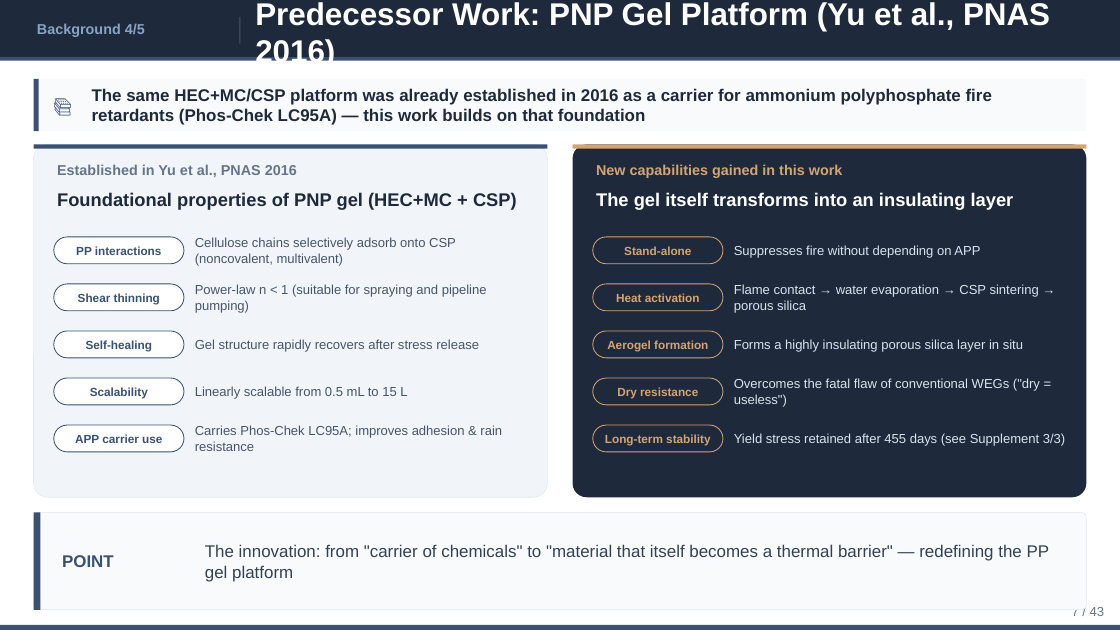
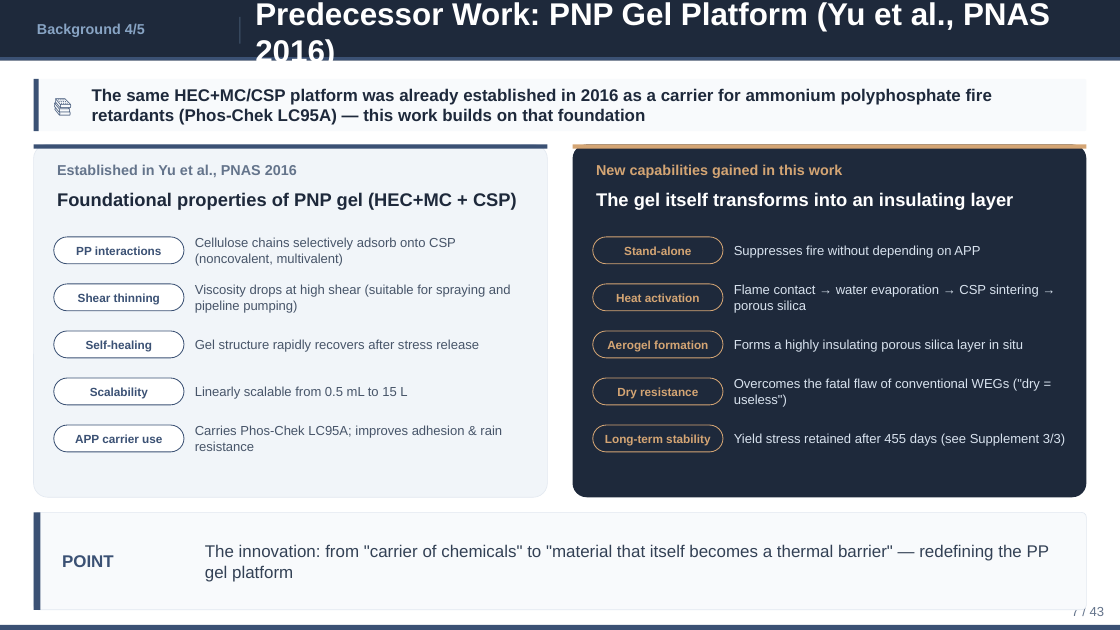
Before and after one commit to ytaisei0525-design/my-first-claude, a slide deck: slide 7 of slides_en.pptx. Drawn at 1120x630 pixels with LibreOffice and Linux fonts; fonts in the diff are those of the drawing. Boxes give left, top, right and bottom in pixels: in the first picture for what was removed or moved away, otherwise in the second. Text is boxed around its words. In the diff, an @@ line names an element or a change of style, - is before the commit and + after.

```diff
--- a/slides_en.pptx
+++ b/slides_en.pptx
@@ text at [195, 284, 511, 313]: text changed @@
-Power-law n < 1 (suitable for spraying and pipeline pumping)
+Viscosity drops at high shear (suitable for spraying and pipeline pumping)
```
Also in this commit, not shown: 5 other slides changed, 4 other files.
